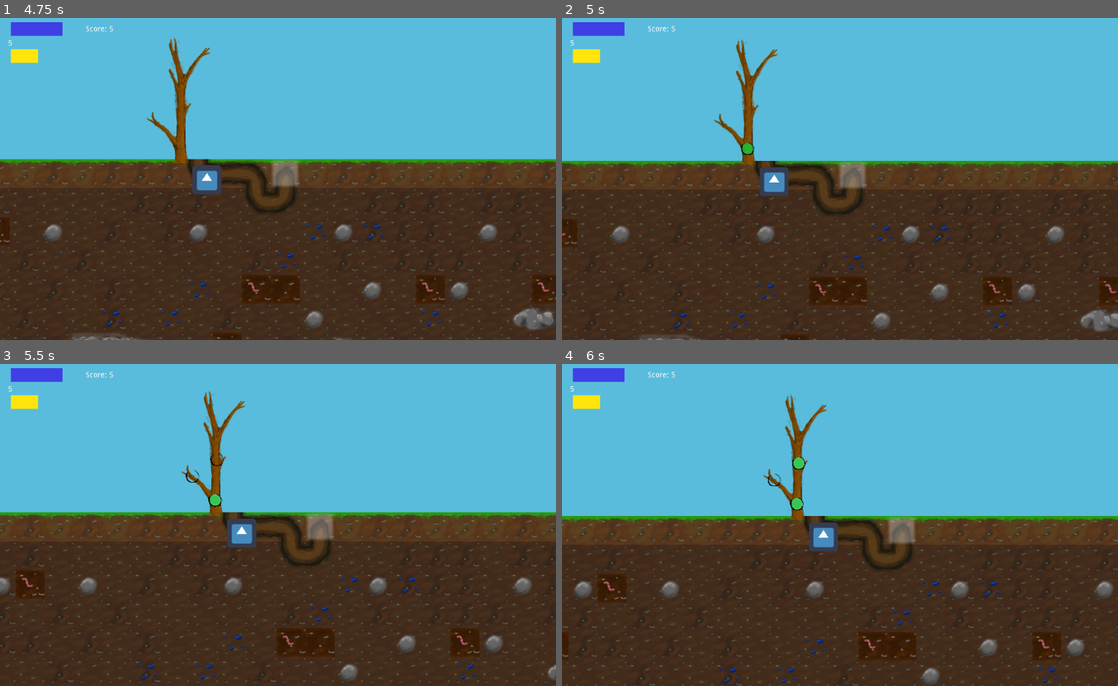
Above: before the commit, frames 1-4 (two rows, left to right).
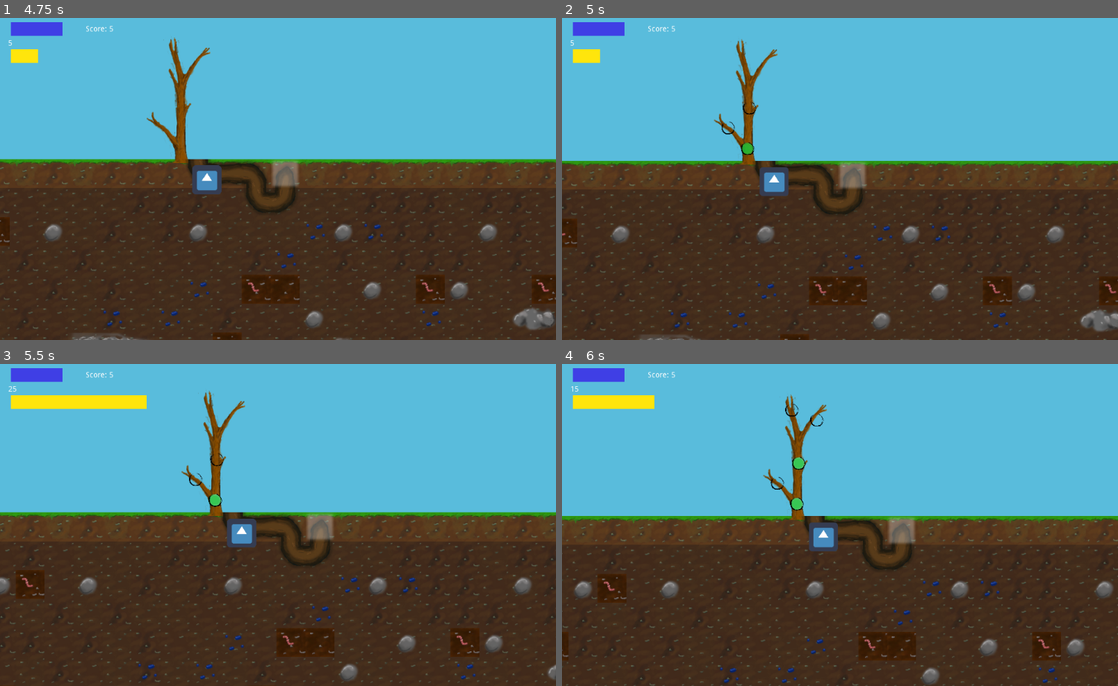
Above: after the commit, the same moments.

Repository: Sushperson/Tree-Simulator-2023
Game: Godot game, scene res://Scenes/World.tscn
Same seed, same stepped clock (60 frames per second), same inputs: the game is played once before the commit and once after it. The engine's default icon, where the game draws it, is replaced by a stand-in: a white triangle on a blue panel in a dark square.
Inputs:
- Up to frame 1 (4.75 s): tap Enter (ui_accept) at 0.5, 0.6, 0.77, 1.07, 1.35, 1.52, 1.82, 2.1, 2.85, 3.02, 3.32, 3.6, 3.77, 4.07, 4.35, 4.52 s; hold D (right) 0.53-1.28 s; hold S (down) 1.28-2.03 s; hold D (right) 2.03-2.78 s; hold W (up) 2.78-3.53 s; hold A (left) from 3.53 s (still down); tap P (pause) at 4.15 s
- Up to frame 2 (5 s): keep holding A (left); tap Enter (ui_accept) at 4.82 s; tap E (skilltree) at 4.9 s
- Up to frame 3 (5.5 s): release A (left) at 5.03 s; hold S (down) from 5.03 s (still down); tap Enter (ui_accept) at 5.1 s
- Up to frame 4 (6 s): release S (down) at 5.78 s; hold D (right) from 5.78 s (still down); tap Enter (ui_accept) at 5.85 s

Frame 1 is identical in both runs. In frame 2, less than 0.1% of the frame differs, in the area x 28-35%, y 26-37%; in frame 3, 0.9%, in the area x 1-37%, y 6-38%; in frame 4, 0.5%.

Commit message:
skilltree fuktionirt

Diff:
--- a/Tree_sim/Scenes/World.tscn
+++ b/Tree_sim/Scenes/World.tscn
@@ -1,6 +1,4 @@
-
-[gd_scene load_steps=40 format=2]
-
+[gd_scene load_steps=41 format=2]
 
 [ext_resource path="res://Scenes/Player.tscn" type="PackedScene" id=1]
 [ext_resource path="res://Scripts/World.gd" type="Script" id=2]
@@ -35,11 +33,10 @@
 [ext_resource path="res://Scripts/RO_Grid.gd" type="Script" id=31]
 [ext_resource path="res://assets/tilemap_sprit/wasser_kacheln2.png" type="Texture" id=32]
 [ext_resource path="res://assets/tilemap_sprit/nerstoffe_kacheln.png" type="Texture" id=33]
-[ext_resource path="res://Scenes/skilltree.tscn" type="PackedScene" id=37]
 [ext_resource path="res://Scripts/Camera2D.gd" type="Script" id=34]
 [ext_resource path="res://sounds/donk2.wav" type="AudioStream" id=35]
 [ext_resource path="res://Scripts/Sound_player.gd" type="Script" id=36]
-
+[ext_resource path="res://Scenes/skilltree.tscn" type="PackedScene" id=37]
 
 [sub_resource type="TileSet" id=1]
 0/name = "grade_h.png 0"
@@ -533,6 +530,13 @@
 margin_right = 73.0
 margin_bottom = 75.0
 
+[node name="skilltree_text" type="Label" parent="HUD"]
+margin_left = 76.0
+margin_top = -216.0
+margin_right = 349.0
+margin_bottom = -70.0
+text = "hallo"
+
 [node name="HpFill" type="Sprite" parent="HUD"]
 position = Vector2( 32.75, 9.25 )
 scale = Vector2( 52.5, 9.5 )
@@ -556,7 +560,6 @@
 remote_path = NodePath("../../Camera2D")
 use_global_coordinates = false
 
-
 [node name="tree" parent="." instance=ExtResource( 37 )]
 
 [node name="Sound_player" type="AudioStreamPlayer" parent="."]
--- a/Tree_sim/Scenes/skilltree.tscn
+++ b/Tree_sim/Scenes/skilltree.tscn
@@ -179,11 +179,57 @@
 [node name="skill_point" parent="Node/punkte" instance=ExtResource( 25 )]
 visible = false
 position = Vector2( -8, -27 )
+__meta__ = {
+"_editor_description_": ""
+}
+beschreibungs_text = "plus 20 nerstoffe"
+kosten_nerstoffe = -20
 
 [node name="skill_point01" parent="Node/punkte/skill_point" instance=ExtResource( 25 )]
 visible = false
-position = Vector2( -50, -53 )
-links = true
+position = Vector2( -43, -46 )
+links = true
+type = 1
+ast = 101
+
+[node name="skill_point" parent="Node/punkte/skill_point/skill_point01" instance=ExtResource( 25 )]
+visible = false
+position = Vector2( -29, -25 )
+links = true
+type = 1
+ast = 102
+
+[node name="skill_point" parent="Node/punkte/skill_point/skill_point01/skill_point" instance=ExtResource( 25 )]
+visible = false
+position = Vector2( -53, -32 )
+links = true
+oben = true
+type = 1
+ast = 103
+
+[node name="skill_point" parent="Node/punkte/skill_point/skill_point01/skill_point/skill_point" instance=ExtResource( 25 )]
+visible = false
+position = Vector2( -25, -44 )
+links = true
+oben = true
+type = 1
+ast = 104
+
+[node name="skill_point2" parent="Node/punkte/skill_point/skill_point01/skill_point/skill_point" instance=ExtResource( 25 )]
+visible = false
+position = Vector2( -54, -6 )
+links = true
+oben = true
+type = 1
+ast = 104
+
+[node name="skill_point" parent="Node/punkte/skill_point/skill_point01/skill_point/skill_point/skill_point2" instance=ExtResource( 25 )]
+visible = false
+position = Vector2( -54, -36 )
+links = true
+oben = true
+type = 1
+ast = 105
 
 [node name="skill_point02" parent="Node/punkte/skill_point" instance=ExtResource( 25 )]
 visible = false
@@ -196,8 +242,67 @@
 position = Vector2( -15, -118 )
 links = true
 oben = true
+ast = 201
+
+[node name="skill_point" parent="Node/punkte/skill_point/skill_point02/skill_point21" instance=ExtResource( 25 )]
+visible = false
+position = Vector2( -38, -72 )
+links = true
+oben = true
+ast = 202
+
+[node name="skill_point" parent="Node/punkte/skill_point/skill_point02/skill_point21/skill_point" instance=ExtResource( 25 )]
+visible = false
+position = Vector2( 11, -83 )
+links = true
+oben = true
+ast = 203
+
+[node name="skill_point" parent="Node/punkte/skill_point/skill_point02/skill_point21/skill_point/skill_point" instance=ExtResource( 25 )]
+visible = false
+position = Vector2( -121, 42 )
+links = true
+oben = true
+ast = 204
+
+[node name="skill_point" parent="Node/punkte/skill_point/skill_point02/skill_point21/skill_point/skill_point/skill_point" instance=ExtResource( 25 )]
+visible = false
+position = Vector2( -60, -79 )
+links = true
+oben = true
+ast = 205
 
 [node name="skill_point22" parent="Node/punkte/skill_point/skill_point02" instance=ExtResource( 25 )]
 visible = false
 position = Vector2( 40, -96 )
 rechts = true
+ast = 300
+
+[node name="skill_point" parent="Node/punkte/skill_point/skill_point02/skill_point22" instance=ExtResource( 25 )]
+visible = false
+position = Vector2( 21, -52 )
+oben = true
+rechts = true
+ast = 301
+
+[node name="skill_point" parent="Node/punkte/skill_point/skill_point02/skill_point22/skill_point" instance=ExtResource( 25 )]
+visible = false
+position = Vector2( -20, -61 )
+links = true
+oben = true
+rechts = true
+ast = 302
+
+[node name="skill_point" parent="Node/punkte/skill_point/skill_point02/skill_point22/skill_point/skill_point" instance=ExtResource( 25 )]
+visible = false
+position = Vector2( -6, -91 )
+links = true
+oben = true
+rechts = true
+ast = 304
+
+[node name="skill_point" parent="Node/punkte/skill_point/skill_point02/skill_point22/skill_point/skill_point/skill_point" instance=ExtResource( 25 )]
+visible = false
+position = Vector2( -2, -89 )
+oben = true
+rechts = true
--- a/Tree_sim/Scripts/World.gd
+++ b/Tree_sim/Scripts/World.gd
@@ -109,7 +109,7 @@
 		elif player.last_move_dir == Vector2(0,-1):
 			rootgrid.set_cell(player.pos_x, player.pos_y, 8)
 
-	elif(mode == spiel_modi.wurzeln):
+	elif(mode == spiel_modi.wurzeln) and player.path.size() > 2:
 		var grade_v = 0
 		var grade_h = 1
 		var kurve_lo = 2
@@ -135,6 +135,18 @@
 				or (rootgrid.get_cell(player.path[-2][0], player.path[-2][1]) == t_unten and player.move_dir == Vector2(0,-1))):
 			rootgrid.set_cell(player.path[-2][0], player.path[-2][1], kreuzung)
 
+
+func kaufen():
+	var tree = get_node("tree")
+	var skill_node = tree.get_skill_node()
+	var player = get_node("Player")
+	get_node("HUD/skilltree_text").set_text(skill_node.beschreibungs_text)
+	if skill_node.aktiv == false:
+		if skill_node.kosten_nerstoffe <= player.remaining_current_root_tiles:
+			skill_node.gekauft()
+			player.remaining_current_root_tiles -= skill_node.kosten_nerstoffe
+			if skill_node.type == 1:
+				get_node("Player").max_rock_brakes += 1
 
 func _process(delta):
 	if Input.is_action_just_pressed("pause"):
@@ -153,6 +165,18 @@
 		else:
 			change_mode(save_spiel_modus)
 			change_mode(spiel_modi.wurzeln)
+	if in_spiel_modus == spiel_modi.skilltree:
+		if Input.is_action_just_pressed("right"):
+			get_node("tree").gehe_zu_skill(1)
+		elif Input.is_action_just_pressed("down"):
+			get_node("tree").gehe_zu_skill(2)
+		elif Input.is_action_just_pressed("left"):
+			get_node("tree").gehe_zu_skill(3)
+		elif Input.is_action_just_pressed("up"):
+			get_node("tree").gehe_zu_skill(0)
+		elif Input.is_action_just_pressed("ui_accept"):
+			kaufen()
+
 
 
 
--- a/Tree_sim/Scripts/skill_point.gd
+++ b/Tree_sim/Scripts/skill_point.gd
@@ -15,8 +15,10 @@
 export var oben:bool = false
 export var rechts:bool = false
 
-export var beschreibungs_text = ''
+export var beschreibungs_text = 'hallo'
 export var kosten_nerstoffe: int  = 10
+export var type:int = 0
+export var ast: int  = 100
 # Called when the node enters the scene tree for the first time.
 func _ready():
 	pass # Replace with function body.
@@ -37,15 +39,19 @@
 	get_node("KreisGruen").visible = false
 
 
-func kaufen(var remaining_current_root_tiles):
-	if kosten_nerstoffe <= remaining_current_root_tiles:
-		aktiv = true
-		get_node("KreisFull").visible = true
-	return remaining_current_root_tiles-kosten_nerstoffe
+func gekauft():
+	aktiv = true
+	get_node("KreisFull").visible = true
+
 
 func auswaehlen():
 	get_node("KreisGruen").visible = true
-	pass
+
+	for child_skill in get_node('.').get_children():
+		if child_skill.name.length() >= "skill_point".length():
+			if child_skill.name.substr(0,"skill_point".length()) == "skill_point":
+				child_skill.skill_punkt_anzeigen()
+
 
 
 # Called every frame. 'delta' is the elapsed time since the previous frame.
--- a/Tree_sim/Scripts/skilltree.gd
+++ b/Tree_sim/Scripts/skilltree.gd
@@ -6,8 +6,6 @@
 # var b = "text"
 var poskorektur: Vector2 = Vector2(-120,-590)
 var scale_tree = 2
-
-var in_skill_modus:bool = false
 
 var tree_sprite:Array = [["1_stamm","Stamm",4],["2_astLinks","Links",5],["3_oben","Oben",6],["4_ast_rechts","ObenLinks",4]]
 var tree_branches:Array = [[100,101,102,103,104,105],[200,201,202,203,204,205,206],[300,301,302,303,304]]
@@ -19,15 +17,17 @@
 var in_skill = ''
 # Called when the node enters the scene tree for the first time.
 
+func get_skill_node():
+	return get_node(in_skill)
 
 func skiil_verlassen():
-	in_skill_modus =false
+
 	in_skill = 'Node/punkte/skill_point'
 	get_node(in_skill).visible = false
 	pass
 
 func skill_tree_aktiv():
-	in_skill_modus =true
+
 	in_skill = 'Node/punkte/skill_point'
 
 	get_node(in_skill).visible = true
@@ -86,8 +86,6 @@
 
 
 
-func kaufen():
-	get_node(in_skill).kaufen(100)
 
 
 
@@ -116,23 +114,12 @@
 					stamm_leve +=1
 					name_sprite = 'Node/'+str(tree_sprite[0][0])+'/'+str(tree_sprite[0][1])+str(stamm_leve)
 					get_node(name_sprite).visible = true
-			pass
 
 
 
 
-func _process(delta):
-	if in_skill_modus:
-		if Input.is_action_just_pressed("right"):
-			gehe_zu_skill(1)
-		elif Input.is_action_just_pressed("down"):
-			gehe_zu_skill(2)
-		elif Input.is_action_just_pressed("left"):
-			gehe_zu_skill(3)
-		elif Input.is_action_just_pressed("up"):
-			gehe_zu_skill(0)
-		elif Input.is_action_just_pressed("ui_accept"):
-			kaufen()
+
+
 #	pass
 # Called every frame. 'delta' is the elapsed time since the previous frame.
 #func _process(delta):
